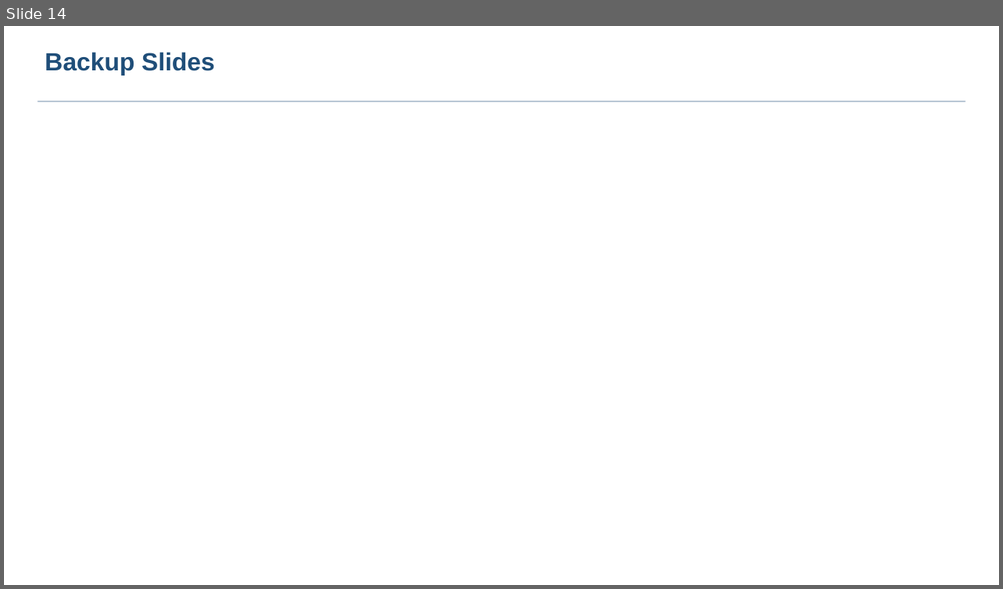
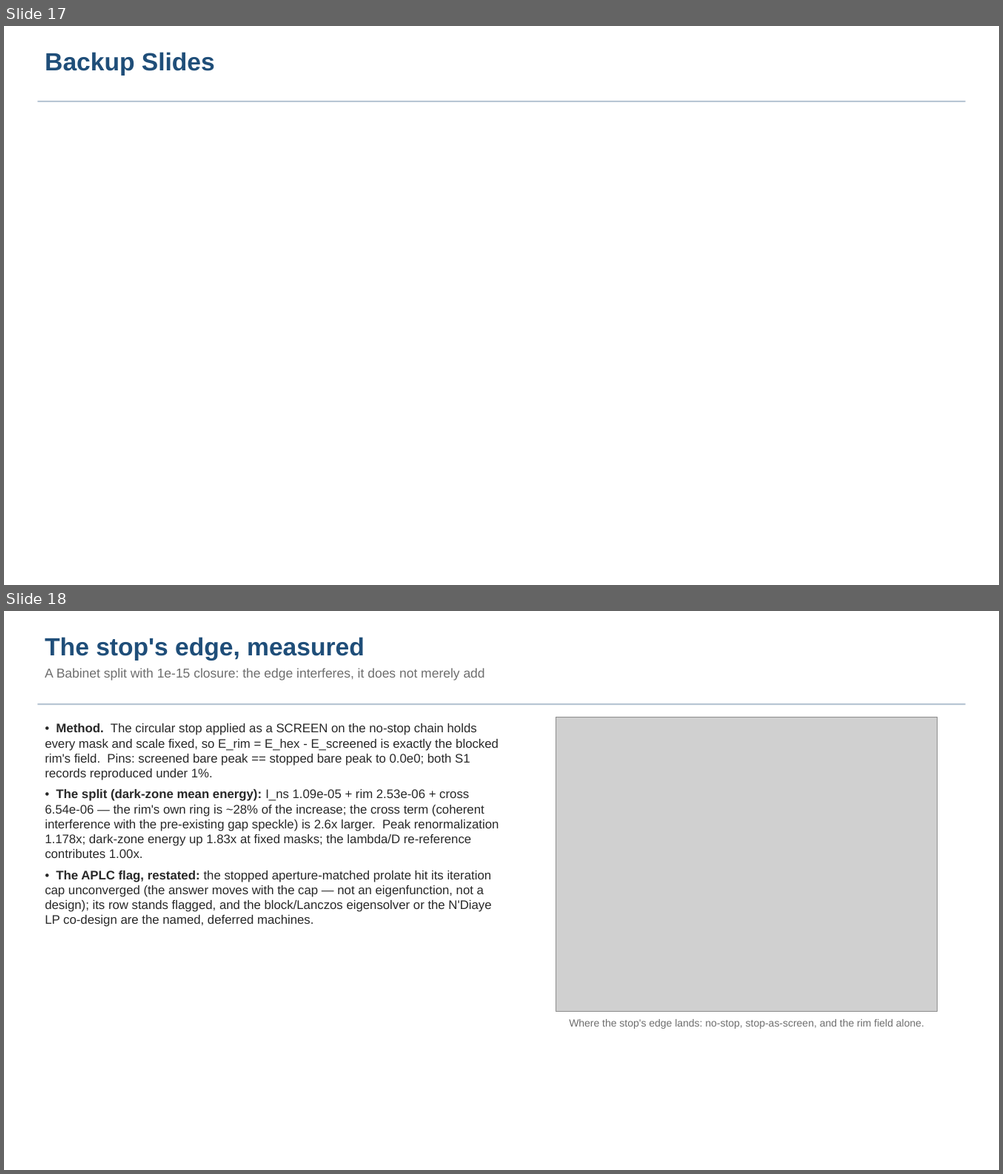
Before and after one commit to nasa-jpl/MACOS_resources, a slide deck: mmacos/templates/80_end_to_end/e2e6m_r2/deck_e2e6m_r2.pptx. Shown one above the other, each under a label of ours: slide 14 before the commit, slides 17 and 18 after it. The pictures are 1003x589 and 1003x1174 pixels, drawn with LibreOffice and Linux fonts; fonts in the diff are those of the drawing; grey boxes stand for pictures. Boxes give left, top, right and bottom in pixels: in the first picture for what was removed or moved away, otherwise in the second. Text is boxed around its words. In the diff, an @@ line names an element or a change of style, - is before the commit and + after.

```diff
--- a/mmacos/templates/80_end_to_end/e2e6m_r2/deck_e2e6m_r2.pptx
+++ b/mmacos/templates/80_end_to_end/e2e6m_r2/deck_e2e6m_r2.pptx
@@ slide 18 added at (x1=4, y1=611, x2=999, y2=1170), background #FFFFFF @@
@@ text added at (x1=45, y1=637, x2=485, y2=681), 12.5 pt, text #6E6E6E @@
+The stop's edge, measured
+A Babinet split with 1e-15 closure: the edge interferes, it does not merely add
@@ rectangle added at (x1=37, y1=703, x2=965, y2=705), fill #B8C6D4 @@
@@ picture added at (x1=555, y1=717, x2=937, y2=1011) @@
@@ text added at (x1=45, y1=723, x2=499, y2=927), 12 pt, text #282828 @@
+• Method. The circular stop applied as a SCREEN on the no-stop chain holds every mask and scale fixed, so E_rim = E_hex - E_screened is exactly the blocked rim's field. Pins: screened bare peak == stopped bare peak to 0.0e0; both S1 records reproduced under 1%.
+• The split (dark-zone mean energy): I_ns 1.09e-05 + rim 2.53e-06 + cross 6.54e-06 — the rim's own ring is ~28% of the increase; the cross term (coherent interference with the pre-existing gap speckle) is 2.6x larger. Peak renormalization 1.178x; dark-zone energy up 1.83x at fixed masks; the lambda/D re-reference contributes 1.00x.
+• The APLC flag, restated: the stopped aperture-matched prolate hit its iteration cap unconverged (the answer moves with the cap — not an eigenfunction, not a design); its row stands flagged, and the block/Lanczos eigensolver or the N'Diaye LP co-design are the named, deferred machines.
@@ text added at (x1=569, y1=1019, x2=924, y2=1029), 10 pt, text #6E6E6E @@
+Where the stop's edge lands: no-stop, stop-as-screen, and the rim field alone.
@@ what was slide 14 is now slide 17 @@
```
Also in this commit, not shown: 1 slide changed, 3 other slides added, 9 other files.
